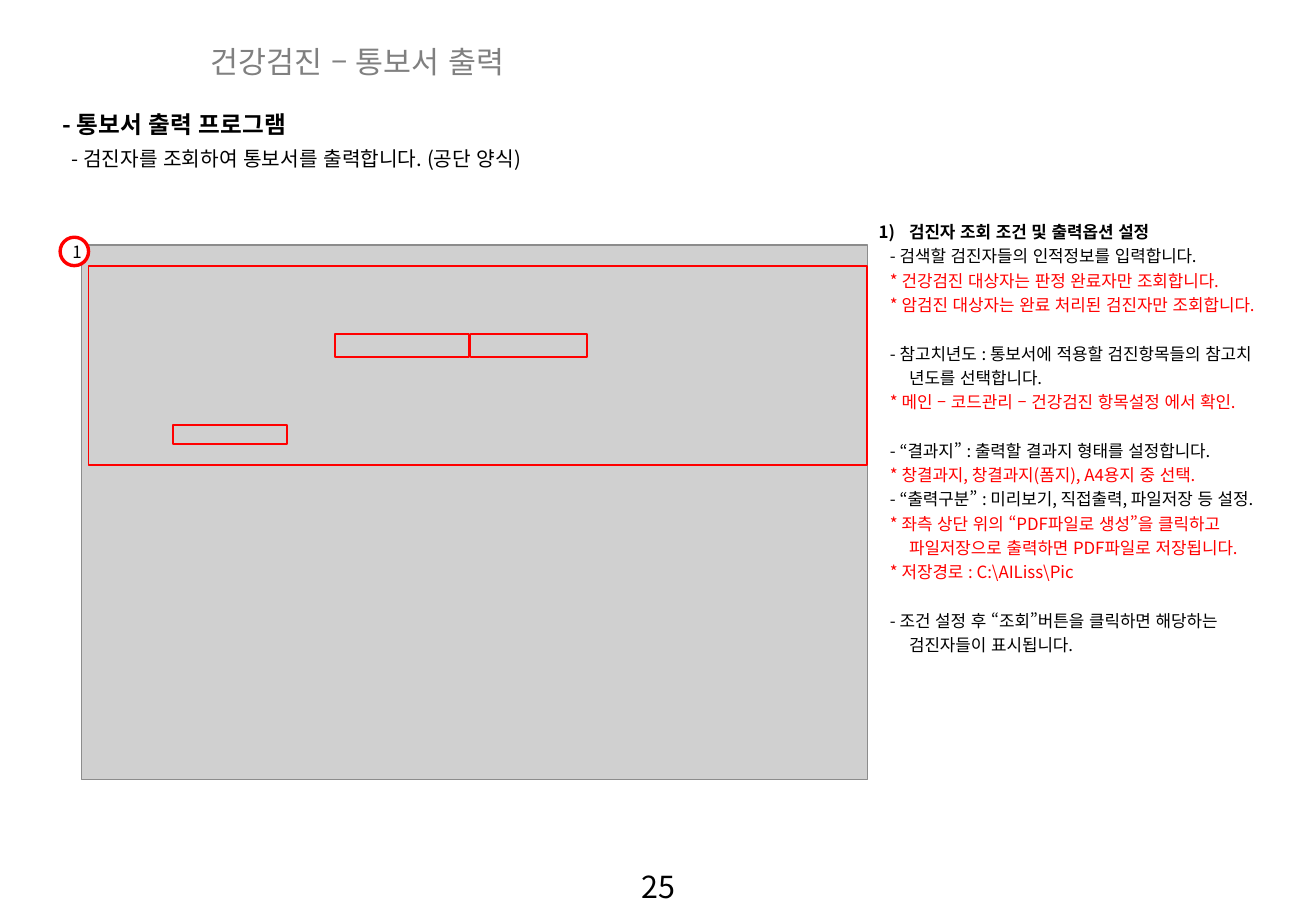
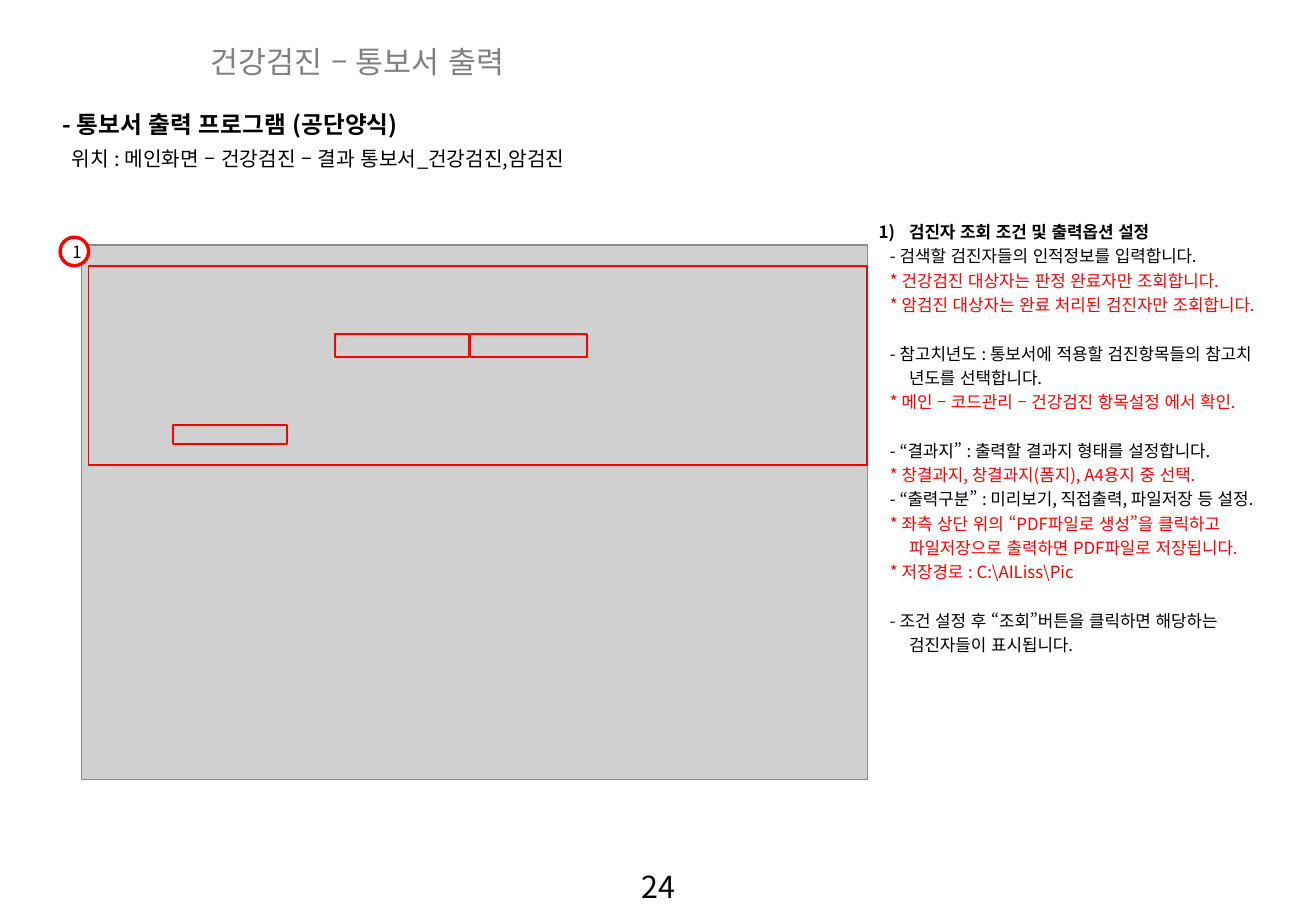
Before and after one commit to zooxop/ailiss_manual, a slide deck: slide 25 of manual/앨리스_매뉴얼_작업중.pptx (slide 26 before the commit). Drawn at 1316x911 pixels with LibreOffice and Linux fonts; fonts in the diff are those of the drawing; grey boxes stand for pictures; background and template pictures are left out. Boxes give left, top, right and bottom in pixels: in the first picture for what was removed or moved away, otherwise in the second. Text is boxed around its words. In the diff, an @@ line names an element or a change of style, - is before the commit and + after.

```diff
--- a/manual/앨리스_매뉴얼_작업중.pptx
+++ b/manual/앨리스_매뉴얼_작업중.pptx
@@ text at (x1=77, y1=113, x2=398, y2=138): text changed @@
-- 통보서 출력 프로그램
+- 통보서 출력 프로그램 (공단양식)
@@ text at (x1=72, y1=149, x2=565, y2=170): text changed @@
-- 검진자를 조회하여 통보서를 출력합니다. (공단 양식)
+위치 : 메인화면 – 건강검진 – 결과 통보서_건강검진,암검진
@@ page number at (x1=642, y1=875, x2=676, y2=898): text changed @@
-25
+24
```
Also in this commit, not shown: 3 other slides changed, 2 slides added, 1 slide removed.
